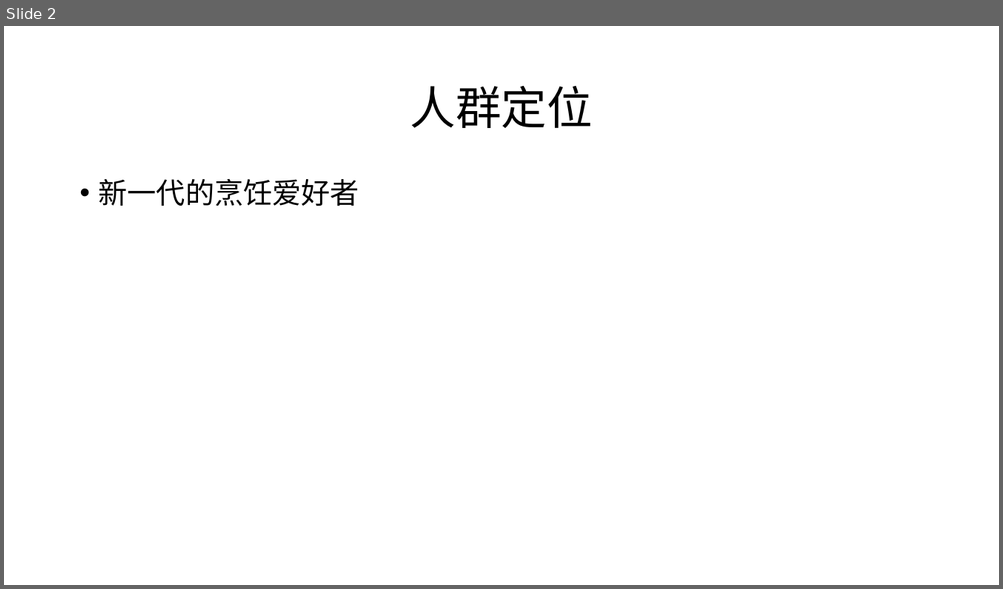
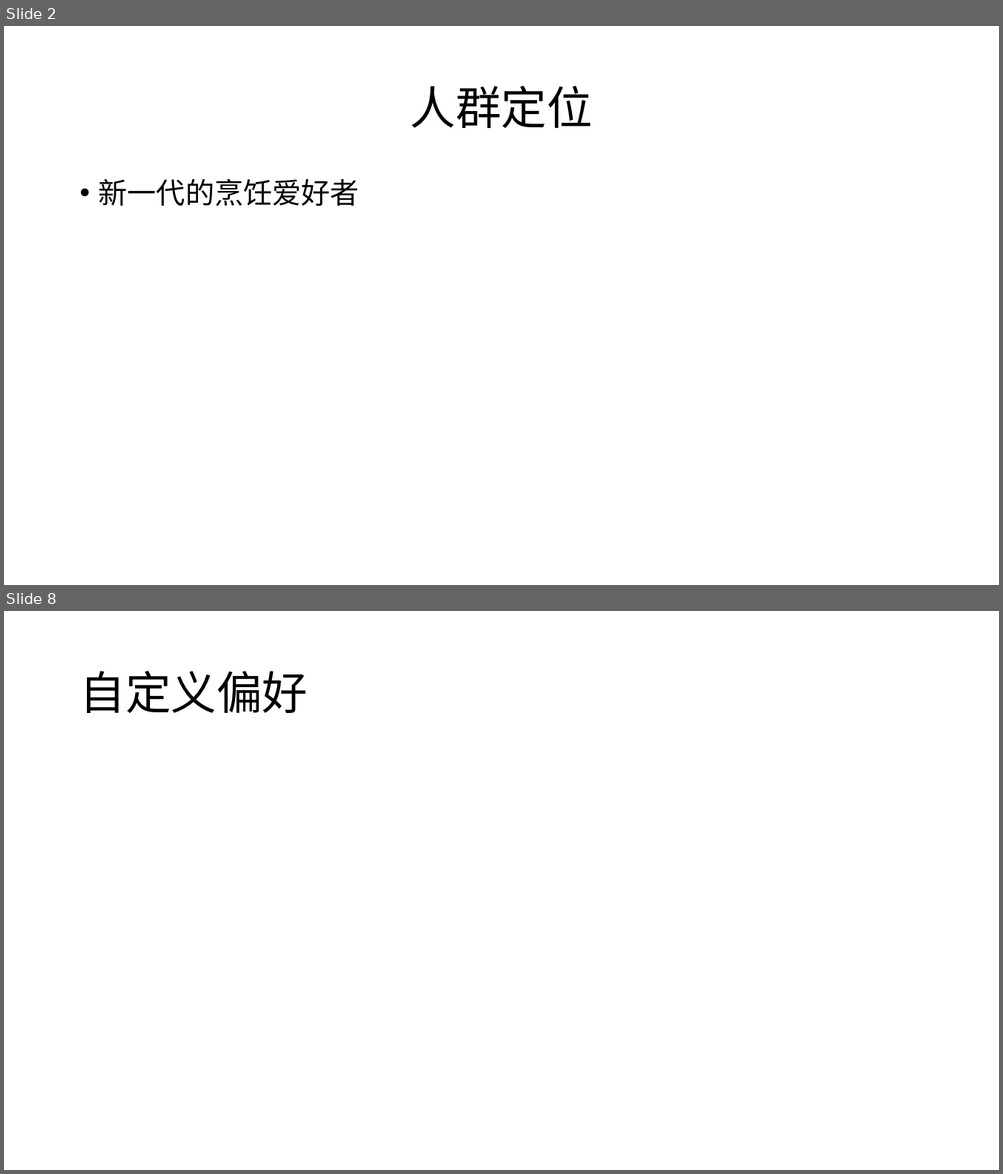
Before and after one commit to SauceX/SauceX-Doc, a slide deck: PPT/臻美味.pptx. Shown one above the other, each under a label of ours: slide 2 before the commit, slides 2 and 8 after it; the slides between them are not shown. The pictures are 1003x589 and 1003x1174 pixels, drawn with LibreOffice and Linux fonts; fonts in the diff are those of the drawing. Boxes give left, top, right and bottom in pixels: in the first picture for what was removed or moved away, otherwise in the second. Text is boxed around its words. In the diff, an @@ line names an element or a change of style, - is before the commit and + after.

```diff
--- a/PPT/臻美味.pptx
+++ b/PPT/臻美味.pptx
@@ slide 8 added at [4, 611, 999, 1170], background #FFFFFF @@
@@ title added at [79, 671, 307, 713], 44 pt, text #000000 @@
+自定义偏好
```
Also in this commit, not shown: 5 other slides added.
